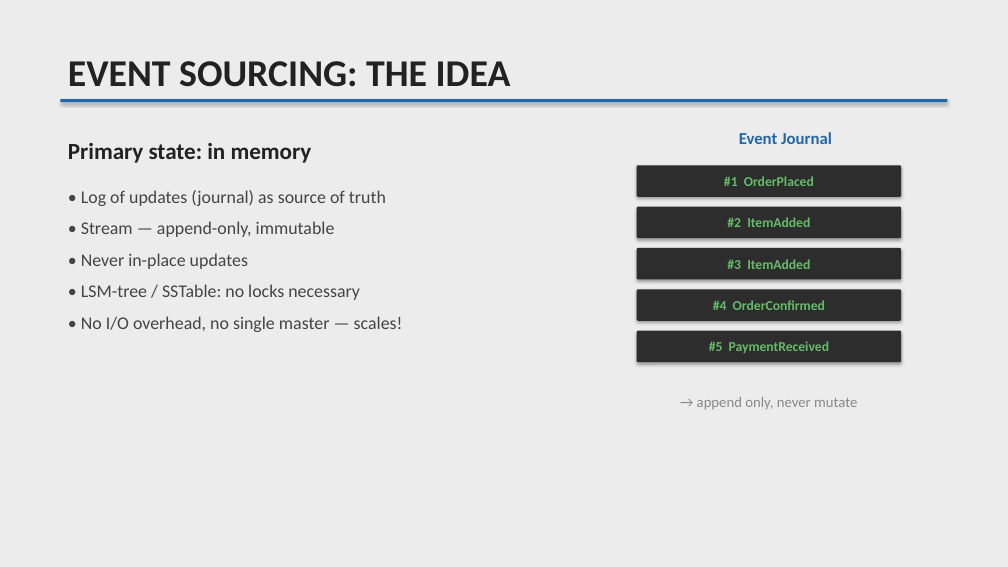
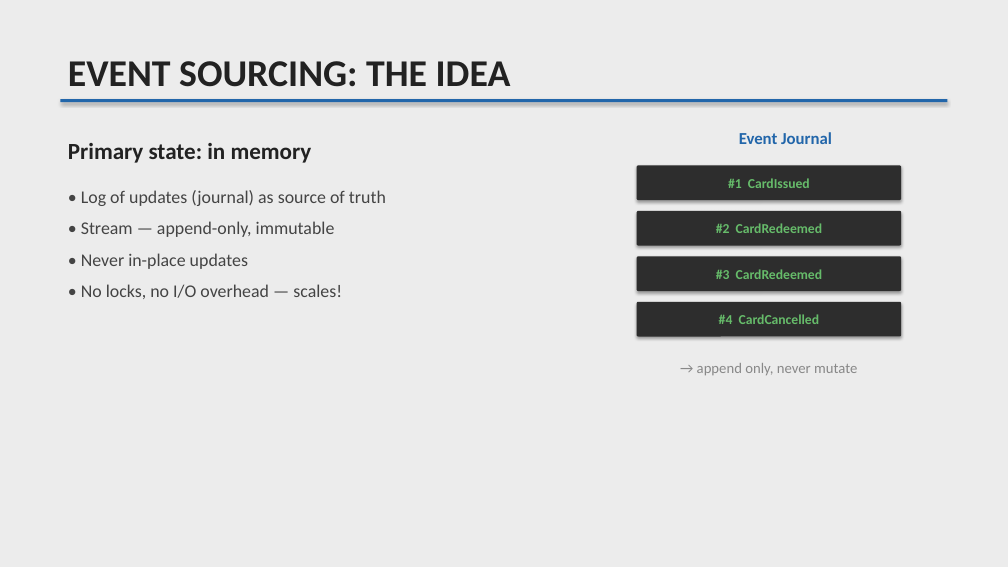
Before and after one commit to lambda-house/teob-ts-workshop-gift-card, a slide deck: slide 8 of slides/DDD-Workshop-Slides.pptx. Drawn at 1008x567 pixels with LibreOffice and Linux fonts; fonts in the diff are those of the drawing. Boxes give left, top, right and bottom in pixels: in the first picture for what was removed or moved away, otherwise in the second. Text is boxed around its words. In the diff, an @@ line names an element or a change of style, - is before the commit and + after.

```diff
--- a/slides/DDD-Workshop-Slides.pptx
+++ b/slides/DDD-Workshop-Slides.pptx
@@ text in rounded rectangle at box(728, 178, 810, 188): text changed @@
-#1 OrderPlaced
+#1 CardIssued
@@ rounded rectangle "#2 CardRedeemed": place and size @@
-rounded rectangle "#2 CardRedeemed" at box(637, 206, 901, 238)
+rounded rectangle "#2 CardRedeemed" at box(637, 211, 901, 246)
@@ text in rounded rectangle at box(716, 223, 823, 233): text changed @@
-#2 ItemAdded
+#2 CardRedeemed
@@ rounded rectangle "#3 CardRedeemed": place and size @@
-rounded rectangle "#3 CardRedeemed" at box(637, 248, 901, 280)
+rounded rectangle "#3 CardRedeemed" at box(637, 256, 901, 291)
@@ text in rounded rectangle at box(716, 269, 823, 279): text changed @@
-#3 ItemAdded
+#3 CardRedeemed
@@ text at box(81, 284, 342, 299): text changed @@
-• LSM-tree / SSTable: no locks necessary
+• No locks, no I/O overhead — scales!
@@ text removed at box(81, 316, 403, 332) @@
-• No I/O overhead, no single master — scales!
@@ rounded rectangle "#4 CardCancelled": place and size @@
-rounded rectangle "#4 CardCancelled" at box(637, 290, 901, 321)
+rounded rectangle "#4 CardCancelled" at box(637, 302, 901, 337)
@@ text in rounded rectangle at box(719, 314, 820, 324): text changed @@
-#4 OrderConfirmed
+#4 CardCancelled
@@ text "→ append only, never mutate": place and size @@
-text "→ append only, never mutate" at box(697, 397, 857, 409)
+text "→ append only, never mutate" at box(697, 363, 857, 375)
@@ rounded rectangle removed at box(637, 330, 901, 362) @@
-#5 PaymentReceived
```
Also in this commit, not shown: 15 other slides changed, 6 slides added, 6 slides removed, 2 other files.
